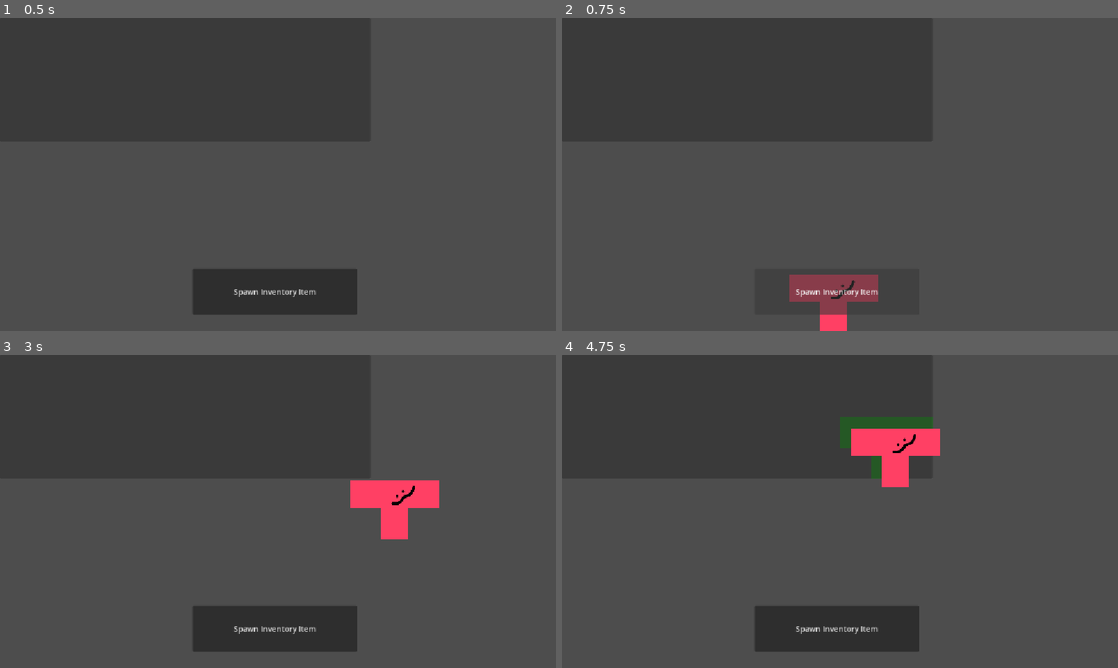
Above: before the commit, frames 1-4 (two rows, left to right).
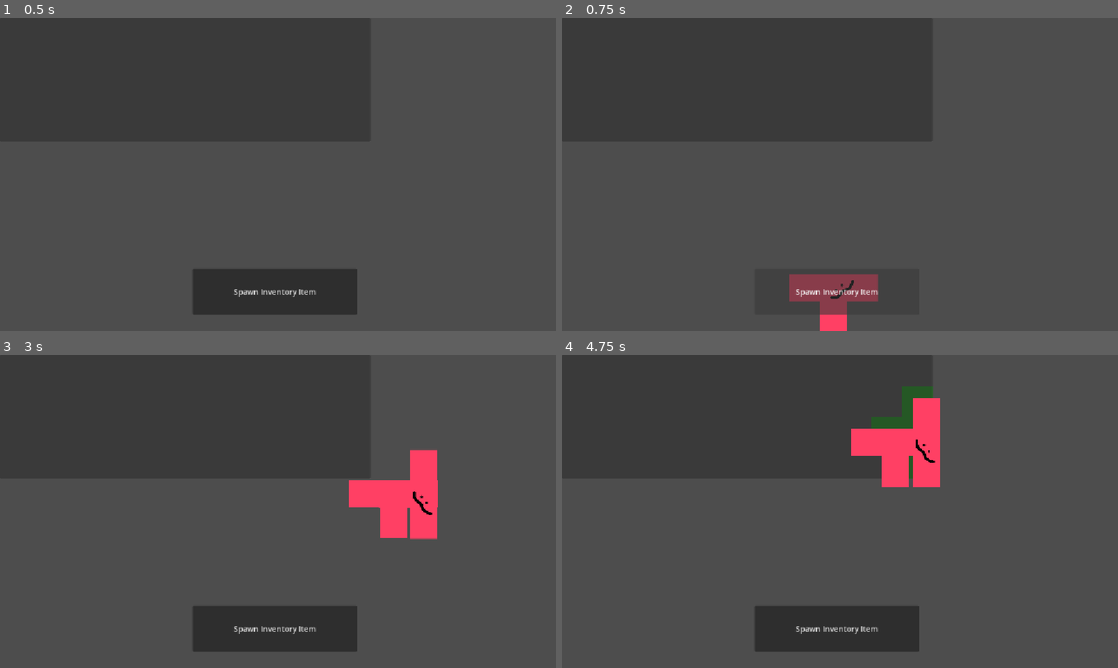
Above: after the commit, the same moments.

Repository: Katstifer/IGME590_Mechanic_1
Game: Godot game, scene res://scenes/inventoryUI.tscn
Same seed, same stepped clock (60 frames per second), same inputs: the game is played once before the commit and once after it.
Inputs (mouse positions are in pixels of both pictures, inside the frame that each line leads up to):
- Up to frame 1 (0.5 s): no input
- Up to frame 2 (0.75 s): click "Spawn Inventory Item" at 0.5 s
- Up to frame 3 (3 s): click "Spawn Inventory Item" at 1.25 s; click "Spawn Inventory Item" at 2 s; tap Enter at 2.75 s; move the mouse to (400, 495) at 2.77 s; tap R (Rotate) at 2.85 s
- Up to frame 4 (4.75 s): tap Space at 3.5 s; move the mouse to (728, 527) at 3.52 s; click (728, 527) at 3.6 s; tap R (Rotate) at 3.8, 4.35 s; tap Enter at 4.25 s; move the mouse to (895, 442) at 4.27 s

Frame 1 is identical in both runs. In frame 2, 0.1% of the frame differs, in the area x 40-57%, y 81-91%; in frame 3, 1.2%; in frame 4, 1.9%, in the area x 50-68%, y 10-43%.
Error after the commit: Invalid operands 'Nil' and 'Vector2i' in operator '-'. (res://scripts/inventoryGrid.gd:208)

Commit message:
fixed offset

Diff:
--- a/grid-inventory-system/scenes/inventoryItem_template.tscn
+++ b/grid-inventory-system/scenes/inventoryItem_template.tscn
@@ -8,6 +8,8 @@
 anchors_preset = 15
 anchor_right = 1.0
 anchor_bottom = 1.0
+offset_right = -1152.0
+offset_bottom = -648.0
 grow_horizontal = 2
 grow_vertical = 2
 script = ExtResource("1_na613")
@@ -16,4 +18,3 @@
 
 [node name="inventoryItem_Sprite" type="Sprite2D" parent="." unique_id=476657842]
 texture = ExtResource("2_owaes")
-centered = false
--- a/grid-inventory-system/scenes/inventorySlot.tscn
+++ b/grid-inventory-system/scenes/inventorySlot.tscn
@@ -2,18 +2,21 @@
 
 [ext_resource type="Script" uid="uid://g4mewdjg7lam" path="res://scripts/inventorySlot.gd" id="1_0ynsv"]
 
-[node name="inventorySlot" type="ColorRect" unique_id=1332402700]
+[node name="inventorySlot" type="CenterContainer" unique_id=1936996517]
 custom_minimum_size = Vector2(32, 32)
 custom_maximum_size = Vector2(128, 128)
 offset_right = 32.0
 offset_bottom = 32.0
 script = ExtResource("1_0ynsv")
 
-[node name="inventorySlot_InnerRect" type="ColorRect" parent="." unique_id=1256802823]
+[node name="inventorySlot_Rect" type="ColorRect" parent="." unique_id=1301267047]
+layout_mode = 2
+
+[node name="inventorySlot_InnerRect" type="ColorRect" parent="inventorySlot_Rect" unique_id=1256802823]
 visible = false
 custom_minimum_size = Vector2(30, 30)
 layout_mode = 0
-offset_left = 1.0
-offset_top = 1.0
-offset_right = 31.0
-offset_bottom = 31.0
+offset_left = -15.0
+offset_top = -15.0
+offset_right = 15.0
+offset_bottom = 15.0
--- a/grid-inventory-system/scripts/globalEnums.gd
+++ b/grid-inventory-system/scripts/globalEnums.gd
@@ -2,3 +2,4 @@
 extends Node
 
 enum SlotState { DEFAULT, EMPTY, TAKEN, HOVERED };
+enum HighlightScenario { SINGLE, SHAPE }
--- a/grid-inventory-system/scripts/inventoryGrid.gd
+++ b/grid-inventory-system/scripts/inventoryGrid.gd
@@ -65,6 +65,7 @@
 
 		if Input.is_action_just_pressed("LMB"):
 			attemptItemPlace(currentSlot, currentHeldItem);
+
 	elif (currentSlot != null):
 		if (currentSlot != previousSlot):
 			var newSlots = [];
@@ -73,6 +74,20 @@
 				unhighlightSlots(highlightedSlots);
 				highlightedSlots = newSlots;
 			highlightSlots(highlightedSlots, GlobalEnums.SlotState.HOVERED);
+
+	if (currentHeldItem != null):
+		if Input.is_action_just_pressed("Rotate"):
+			currentHeldItem.rotateItem();
+			var newSlots = getPotentialSpace(currentSlot, currentHeldItem);
+			if (highlightedSlots != null && highlightedSlots.size() > 0):
+				var resultsToUnhighlight = highlightedSlots.filter(
+					func(slot): return not newSlots.has(slot)
+				)
+				unhighlightSlots(resultsToUnhighlight);
+
+			print("Rotating highlights on grid!");
+			highlightedSlots = newSlots;
+
 
 # Setup inventory by filling the grid container with slots
 func setupInventory():
@@ -158,6 +173,8 @@
 		s.addItem(item);
 	if (anchorSlot != null):
 		print("Anchor Slot Index: " + str(getSlotCoords(anchorSlot)));
+		print("Anchor Slot Location: " + str(anchorSlot.get_global_position()));
+
 		item.placeItem(anchorSlot);
 	currentHeldItem = null;
 
@@ -282,3 +299,6 @@
 		return;
 	for slot in slots:
 		slot.updateSlotColor(slotState);
+
+func updateSlotHighlights():
+	pass;
--- a/grid-inventory-system/scripts/inventoryItem.gd
+++ b/grid-inventory-system/scripts/inventoryItem.gd
@@ -2,9 +2,11 @@
 extends Control
 
 
+@onready var inventorySprite : Node = $inventoryItem_Sprite;
+
 #Max width and height of the space an item takes up
-@export var height: int;
-@export var width: int;
+var height: int;
+var width: int;
 
 var slotSize: int = 32;
 var lerpSpeed: int = 20;
@@ -16,7 +18,7 @@
 @export var zeroOffset: Vector2;
 
 #Angle item is rotated to
-@export var angle: int;
+@export var angle: int = 0;
 
 #Whether the item has been selected and is moving with the mouse
 @export var isSelected : bool = false;
@@ -47,6 +49,18 @@
 	print("Init item grid");
 	# If an item grid does not have a specified size
 	# simply make a rectangle with the given dimensions
+	if (height == 0 || height == null):
+		if itemGrid.size() > 0 && itemGrid != null:
+			height = itemGrid.size();
+		else:
+			height = 2;
+
+	if (width == 0 || width == null):
+		if (itemGrid[0].size() > 0 && itemGrid != null):
+			width = itemGrid[0].size();
+		else:
+			width = 2;
+
 	if itemGrid.size() <= 0 || itemGrid == null:
 		itemGrid = [];
 		itemGrid.resize(height);
@@ -59,31 +73,17 @@
 		anchor = Vector2i(0, 0);
 
 func findZeroOffset():
-	print("Find zero offset");
-	print("Slot size: " + str(slotSize));
-	#For every row in the
-	var offsetX = 0;
-	var offsetY = 0;
+	var anchorX = 0;
+	var anchorY = 0;
 
-	for y in anchor.y + 1:
-		print("Y" + str(y));
-		if y == anchor.y:
-			offsetY += (slotSize / 2);
-		else :
-			offsetY += slotSize;
-		print("Updated Y: " + str(offsetY));
+	var centerPoint = inventorySprite.position;
 
-	for x in anchor.x + 1:
-			print("x" + str(x));
-			if x == anchor.x:
-				offsetX += (slotSize / 2);
-			else :
-				offsetX += slotSize;
-			print("Updated X: " + str(offsetX));
+	var anchorOffset = Vector2(
+	(anchor.x + 0.5) * slotSize - width * slotSize / 2.0,
+	(anchor.y + 0.5) * slotSize - height * slotSize / 2.0
+	)
 
-	print("Out of Loop: " + str(offsetX) + ", " + str(offsetY));
-	var offset = Vector2(offsetX, offsetY);
-	return offset;
+	return anchorOffset;
 
 # Picks up the item and attaches it to mouse
 func pickUpItem():
@@ -106,6 +106,7 @@
 
 #Rotates an item 90 degrees counter clockwise
 func rotateItem():
+	print("Rotating item");
 	angle += (90);
 
 		#Resets angle to standard
@@ -114,17 +115,19 @@
 	if (angle >= 360):
 		angle = 0;
 
-	var newMatrix = [];
+	var newMatrix: Array[Array] = [];
 	newMatrix.resize(width);
+
 	for i in newMatrix.size():
 		newMatrix[i].resize(height);
+		newMatrix[i].fill(0);
 
 	var newHeight = width;
 	var newWidth = height;
 
 	for y in newMatrix.size():
 		for x in newMatrix[0].size():
-			newMatrix[x][y] = itemGrid[y][x];
+			newMatrix[y][x] = itemGrid[x][y];
 
 	for y in newMatrix.size():
 		newMatrix[y].reverse();
@@ -135,12 +138,26 @@
 	rotateSprite();
 	itemGrid = newMatrix;
 
+	var newAnchor : Vector2i = Vector2i(anchor.y, anchor.x);
+	anchor = newAnchor;
+
+	zeroOffset = findZeroOffset();
+
+
 func rotateSprite():
+	if (inventorySprite == null):
+		return;
+	inventorySprite.rotation_degrees = angle;
 
-	pass;
 #Lerps the item to a specified position. It moves the top-left of the item
 #to the target position, which should be at the top-left of where you want the item to be
 func lerpToPosition(delta):
+	#
+	#print("TargetPos (AnchorSlot Center): " + str(targetPosition));
+	#print("TargetPos (AnchorSlot w/ Offset): " + str(targetPosition + zeroOffset));
+	#print("Zero Offset: " + str(zeroOffset));
+	#print("GlobalPos: " + str(get_global_position()));
+
 	global_position = lerp(targetPosition - zeroOffset, get_global_position(), lerpSpeed * delta);
 	if (get_global_position() == (targetPosition - zeroOffset)):
 		isMovingToGrid = false;
--- a/grid-inventory-system/scripts/inventorySlot.gd
+++ b/grid-inventory-system/scripts/inventorySlot.gd
@@ -1,9 +1,11 @@
 class_name InventorySlot
-extends ColorRect
+extends CenterContainer
 
 const GlobalEnums = preload("res://scripts/globalEnums.gd");
 
-@onready var innerRect: ColorRect = $inventorySlot_InnerRect;
+@onready var mainRect: ColorRect = $inventorySlot_Rect;
+@onready var innerRect: ColorRect = $inventorySlot_Rect/inventorySlot_InnerRect;
+
 
 var rectSize: int;
 var borderWidth: int;
@@ -45,6 +47,7 @@
 
 func setSize(size, borderWidth):
 	custom_minimum_size = Vector2(size, size);
+	mainRect.custom_minimum_size = Vector2(size, size);
 
 	var innerRectSize = size - (2 * borderWidth);
 	innerRect.custom_minimum_size = Vector2(innerRectSize, innerRectSize);
@@ -57,13 +60,13 @@
 func updateSlotColor(state: GlobalEnums.SlotState):
 	match state:
 		GlobalEnums.SlotState.DEFAULT:
-			self.color = Color(Color.DIM_GRAY, 0.2);
+			mainRect.color = Color(Color.DIM_GRAY, 0.2);
 		GlobalEnums.SlotState.EMPTY:
-			self.color = Color(Color.GREEN, 0.2);
+			mainRect.color = Color(Color.GREEN, 0.2);
 		GlobalEnums.SlotState.TAKEN:
-			self.color = Color(Color.RED, 0.2);
+			mainRect.color = Color(Color.RED, 0.2);
 		GlobalEnums.SlotState.HOVERED:
-			self.color = Color(Color.YELLOW, 0.2);
+			mainRect.color = Color(Color.YELLOW, 0.2);
 
 func addItem(item: Node):
 	containedItem = item;
